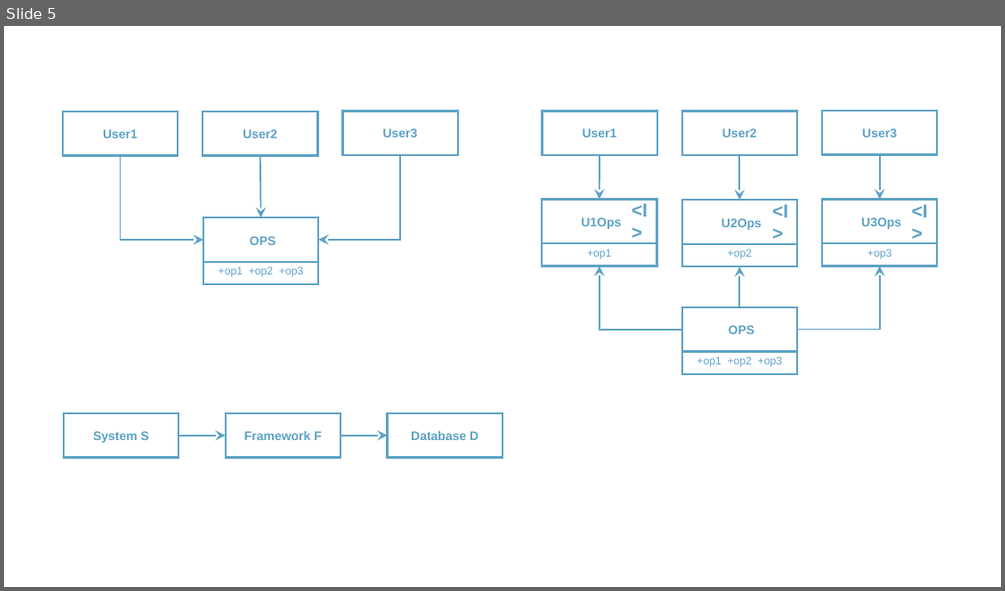
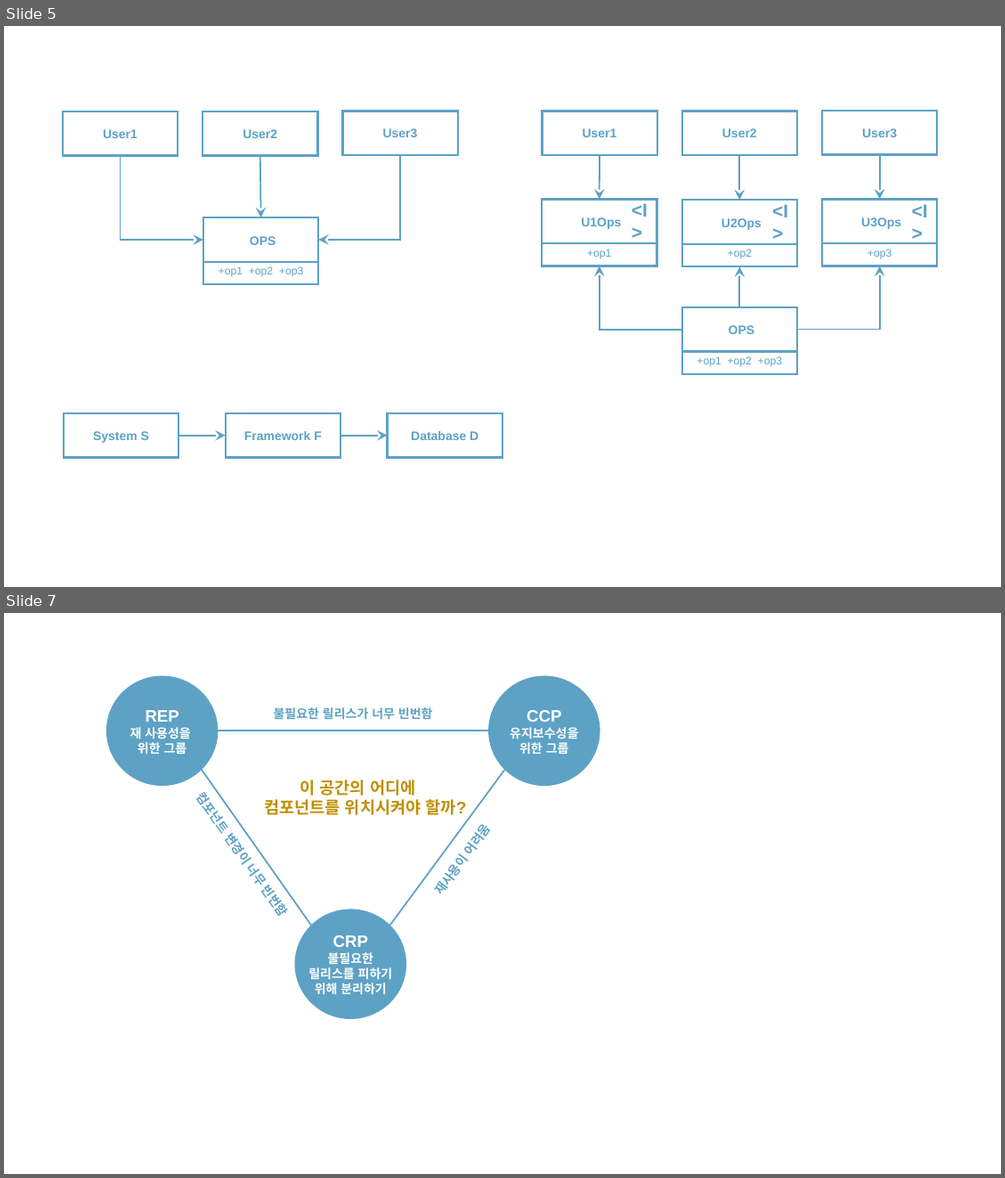
Before and after one commit to rudaks-han/book-summary, a slide deck: Clean Architecture/ref/프레젠테이션1.pptx. Shown one above the other, each under a label of ours: slide 5 before the commit, slides 5 and 7 after it; the slides between them are not shown. The pictures are 1005x591 and 1005x1178 pixels, drawn with LibreOffice and Linux fonts; fonts in the diff are those of the drawing. Boxes give left, top, right and bottom in pixels: in the first picture for what was removed or moved away, otherwise in the second. Text is boxed around its words. In the diff, an @@ line names an element or a change of style, - is before the commit and + after.

```diff
--- a/Clean Architecture/ref/프레젠테이션1.pptx
+++ b/Clean Architecture/ref/프레젠테이션1.pptx
@@ slide 7 added at (x1=4, y1=613, x2=1001, y2=1174), background #FFFFFF @@
@@ ellipse added at (x1=106, y1=676, x2=218, y2=786), fill #5DA2C5 @@
@@ ellipse added at (x1=488, y1=676, x2=600, y2=786), fill #5DA2C5 @@
@@ text added at (x1=130, y1=710, x2=190, y2=754), 12 pt, text #FFFFFF, bold @@
+REP
+재 사용성을
+위한 그룹
@@ text added at (x1=274, y1=707, x2=433, y2=720), 12 pt, text #5DA2C5, bold @@
+불필요한 릴리스가 너무 빈번함
@@ text added at (x1=510, y1=710, x2=578, y2=754), 12 pt, text #FFFFFF, bold @@
+CCP
+유지보수성을 위한 그룹
@@ line added from (218, 730) to (488, 730), #5DA2C5 1.5 pt @@
@@ line added from (202, 770) to (311, 925), #5DA2C5 1.5 pt @@
@@ line added from (505, 770) to (390, 925), #5DA2C5 1.5 pt @@
@@ text added at (x1=192, y1=798, x2=282, y2=908), 12 pt, text #5DA2C5, bold @@
+컴포넌트 변경이 너무 빈번함
@@ text added at (x1=264, y1=779, x2=467, y2=815), 16 pt, text #BF9000, bold @@
+이 공간의 어디에
+컴포넌트를 위치시켜야 할까?
@@ text added at (x1=434, y1=829, x2=488, y2=886), 12 pt, text #5DA2C5, bold @@
+재사용이 어려움
@@ ellipse added at (x1=295, y1=909, x2=406, y2=1019), fill #5DA2C5 @@
@@ text added at (x1=308, y1=935, x2=393, y2=995), 12 pt, text #FFFFFF, bold @@
+CRP
+불필요한 릴리스를 피하기 위해 분리하기
```
Also in this commit, not shown: 1 slide changed, 4 other files.
